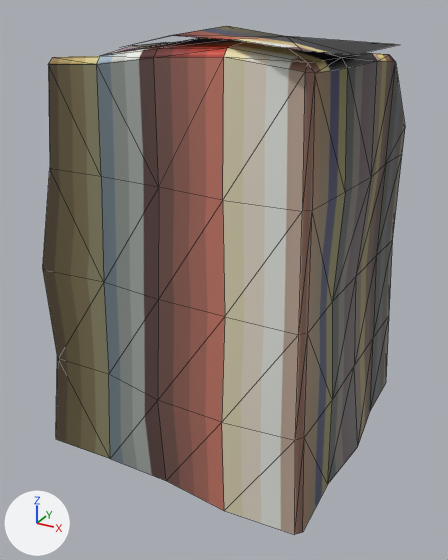
The glTF model dans_modeling_agency/assets/MSH_Building_008.glb, before and after one commit.
Both versions are drawn from a 50 mm camera at (5.11, -9.71, 7.73) aimed at (-0.03, -0.37, 3.06). The axes (+X, +Y, +Z) are drawn at lower left. The lights are the same throughout. Mesh edges are drawn as thin lines. Vertices at the same position are counted once.

In view in the first picture: 'Base.012'.
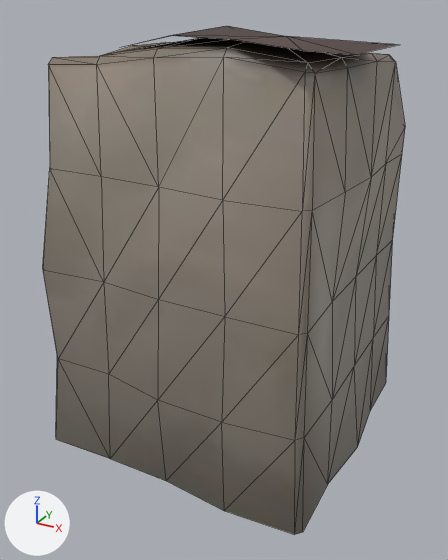
Pixel boxes [x1, y1, x2, y2] of what changed, in the pictures (448 x 560 px):
'Base.012', surface changed: [43, 26, 405, 534] in both

Diff of the bpy script that builds the scene:
```diff
--- a/dans_modeling_agency/assets/MSH_Building_008.glb.py
+++ b/dans_modeling_agency/assets/MSH_Building_008.glb.py
@@ img_tx_buildings @@
+img_tx_buildings = load_image('TX_Buildings', '_unpacked/TX_Buildings', 1024, 1024, 'sRGB')
@@ mat_material @@
 mat_material = principled_material('Material')
-mat_material.texture = img_tx_palette
+mat_material.texture = img_tx_buildings
@@ me_grid_013 @@
 me_grid_013.from_pydata(...)  # 142 vertices, 250 faces; spans x -2.66..2.8, y -2.69..2.75, z 0.0..7.48
 # used by ob_base_012; location = (0.0, 0.0, 0.0)
+# me_grid_013 part 1: texture (UV) coordinates of 250 of 250 faces, centred in x -2.61..2.59, y -2.64..2.65, z 0.58..7.41, changed; they spanned u 0.0..1.0, v 0.0..1.0 and now span u 0.58..0.98, v 0.4..0.88
 me_grid_013.materials.append(mat_material)
```
